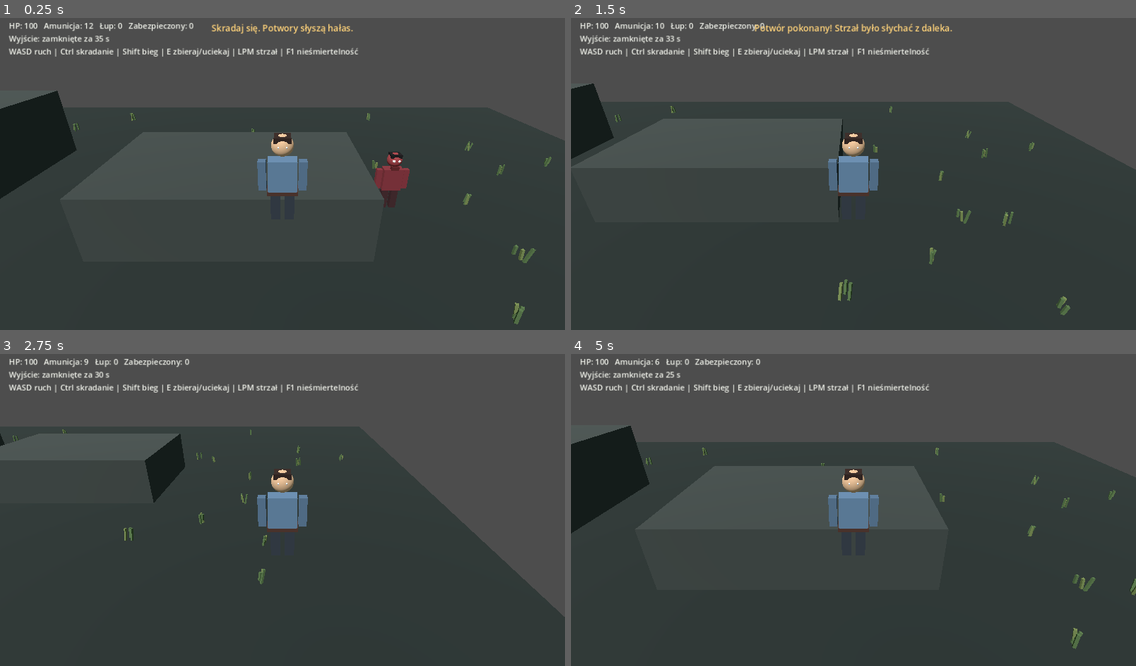
Above: before the commit, frames 1-4 (two rows, left to right).
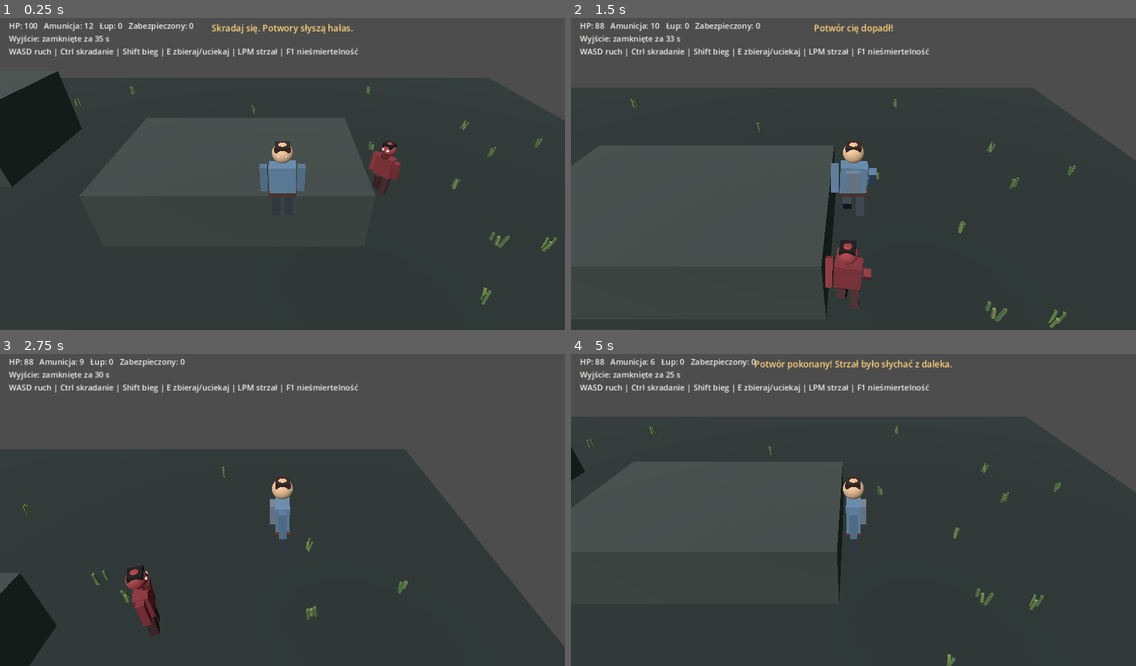
Above: after the commit, the same moments.

Repository: SansDoritos1337/Gameofsurvivals
Game: Godot game, scene res://scenes/Main.tscn
Two runs of this game, one before a commit and one after it. Both use one fixed random seed, a clock stepped at 60 frames per second and the inputs below.
Inputs (mouse positions are in pixels of both pictures, inside the frame that each line leads up to):
- Up to frame 1 (0.25 s): no input
- Up to frame 2 (1.5 s): tap Enter at 0.5 s; move the mouse to (977, 155) at 0.52 s; hold D 0.53-1.28 s; hold Ctrl 0.53-1.28 s; click (977, 155) at 0.67 s; move the mouse to (740, 186) at 1.27 s; hold S from 1.28 s (still down); tap Shift at 1.35 s; click (740, 186) at 1.42 s
- Up to frame 3 (2.75 s): move the mouse to (339, 438) at 2.02 s; release S at 2.03 s; hold D from 2.03 s (still down); hold E from 2.03 s (still down); click (339, 438) at 2.17 s
- Up to frame 4 (5 s): move the mouse to (825, 572) at 2.77 s; release D at 2.78 s; release E at 2.78 s; hold W 2.78-3.53 s; tap R at 2.85 s; click (825, 572) at 2.92 s; move the mouse to (1023, 553) at 3.52 s; hold Ctrl 3.53-4.28 s; hold A from 3.53 s (still down); click (1023, 553) at 3.67 s; move the mouse to (684, 460) at 4.27 s; tap Shift at 4.35 s; click (684, 460) at 4.42 s

The runs differ from the first frame. In frame 1, 11% of the frame differs, in the area x 0-100%, y 17-99%; in frame 2, 12%; in frame 3, 7.6%; in frame 4, 12%, in the area x 0-100%, y 1-100%.

Commit message:
Add camera rotation and walking animation for the 3D prototype

Diff:
--- a/scripts/Main.gd
+++ b/scripts/Main.gd
@@ -191,10 +191,10 @@
         right_leg.material_override = _material(Color("3c2024"))
         _create_sphere(parent, "EyeLeft", 0.05, Vector3(-0.08, 1.85, 0.2), eye_color)
         _create_sphere(parent, "EyeRight", 0.05, Vector3(0.08, 1.85, 0.2), eye_color)
-        var jaw := _create_box(parent, "Jaw", Vector3(0.24, 0.12, 0.18), Vector3(0, 1.58, 0.15), Color("5d1d20"), false)
+        _create_box(parent, "Jaw", Vector3(0.24, 0.12, 0.18), Vector3(0, 1.58, 0.15), Color("5d1d20"), false)
     else:
-        var belt := _create_box(parent, "Belt", Vector3(0.7, 0.1, 0.36), Vector3(0, 0.72, 0), Color("4a2e26"), false)
-        var backpack := _create_box(parent, "Backpack", Vector3(0.34, 0.52, 0.24), Vector3(0, 1.18, -0.18), Color("6a7788"), false)
+        _create_box(parent, "Belt", Vector3(0.7, 0.1, 0.36), Vector3(0, 0.72, 0), Color("4a2e26"), false)
+        _create_box(parent, "Backpack", Vector3(0.34, 0.52, 0.24), Vector3(0, 1.18, -0.18), Color("6a7788"), false)
         _create_sphere(parent, "EyeLeft", 0.03, Vector3(-0.08, 1.85, 0.2), eye_color)
         _create_sphere(parent, "EyeRight", 0.03, Vector3(0.08, 1.85, 0.2), eye_color)
 
@@ -297,28 +297,65 @@
     _move_player(delta)
     _update_enemies(delta)
     _handle_actions(delta)
+    _animate_character(player, player.velocity.length() > 0.1)
     _update_camera()
     _update_hud()
 
 func _move_player(delta: float) -> void:
     var input := Vector2(float(Input.is_key_pressed(KEY_D)) - float(Input.is_key_pressed(KEY_A)), float(Input.is_key_pressed(KEY_S)) - float(Input.is_key_pressed(KEY_W)))
-    var direction := Vector3(input.x, 0, input.y)
-    if direction.length_squared() > 1.0:
-        direction = direction.normalized()
+    var move_direction := Vector3.ZERO
+    if input.length_squared() > 0.0:
+        var camera_basis := camera.global_transform.basis
+        var forward := -camera_basis.z
+        forward.y = 0.0
+        if forward.length_squared() < 0.01:
+            forward = Vector3.FORWARD
+        forward = forward.normalized()
+        var right := camera_basis.x
+        right.y = 0.0
+        if right.length_squared() < 0.01:
+            right = Vector3.RIGHT
+        right = right.normalized()
+        move_direction = (right * input.x + forward * input.y)
+        if move_direction.length_squared() > 0.0:
+            move_direction = move_direction.normalized()
     var crouching := Input.is_key_pressed(KEY_CTRL)
     var running := Input.is_key_pressed(KEY_SHIFT) and not crouching
     var speed := 2.0 if crouching else (6.0 if running else 3.8)
-    player.velocity.x = direction.x * speed
-    player.velocity.z = direction.z * speed
+    player.velocity.x = move_direction.x * speed
+    player.velocity.z = move_direction.z * speed
     player.velocity.y = 0.0
     player.move_and_slide()
     player.position.x = clampf(player.position.x, -WORLD_LIMIT, WORLD_LIMIT)
     player.position.z = clampf(player.position.z, -WORLD_LIMIT, WORLD_LIMIT)
-    if direction.length_squared() > 0.0:
+    if move_direction.length_squared() > 0.0:
+        player.rotation.y = atan2(move_direction.x, move_direction.z)
         if running:
             _make_noise(player.position, 12.0, 0.3)
         elif not crouching:
             _make_noise(player.position, 6.0, 0.2)
+
+func _animate_character(actor: Node3D, moving: bool) -> void:
+    if actor == null:
+        return
+    var cycle := fmod(elapsed * 12.0, TAU)
+    var swing := sin(cycle) if moving else 0.0
+    var left_leg := actor.get_node_or_null("LeftLeg") as MeshInstance3D
+    var right_leg := actor.get_node_or_null("RightLeg") as MeshInstance3D
+    var left_arm := actor.get_node_or_null("LeftArm") as MeshInstance3D
+    var right_arm := actor.get_node_or_null("RightArm") as MeshInstance3D
+    if left_leg != null:
+        left_leg.rotation.x = -swing * 0.7
+    if right_leg != null:
+        right_leg.rotation.x = swing * 0.7
+    if left_arm != null:
+        left_arm.rotation.x = swing * 0.55
+    if right_arm != null:
+        right_arm.rotation.x = -swing * 0.55
+
+    var torso := actor.get_node_or_null("Torso") as MeshInstance3D
+    if torso != null:
+        torso.rotation.z = sin(cycle * 0.5) * 0.08
 
 func _spawn_enemy(position: Vector3) -> void:
     var actor := _create_actor(Color("a93e45"), "Monster")
@@ -339,9 +376,11 @@
         var direction := Vector3.ZERO
         if enemy["alert"] and distance > 0.1:
             direction = offset.normalized()
+            actor.rotation.y = atan2(direction.x, direction.z)
         actor.velocity = direction * float(enemy["speed"])
         actor.velocity.y = 0.0
         actor.move_and_slide()
+        _animate_character(actor, direction.length_squared() > 0.0)
         if distance < 1.25 and attack_cooldown <= 0.0:
             _damage_player(12)
             attack_cooldown = 1.0
--- a/scripts/ThirdPersonCamera.gd
+++ b/scripts/ThirdPersonCamera.gd
@@ -2,9 +2,20 @@
 
 var player: Node3D
 var game_camera: Camera3D
+var yaw := 0.0
+var pitch := 18.0
+var distance := 6.0
+var min_pitch := -20.0
+var max_pitch := 35.0
 
 func _ready() -> void:
     process_priority = 10
+    Input.mouse_mode = Input.MOUSE_MODE_CAPTURED
+
+func _input(event: InputEvent) -> void:
+    if event is InputEventMouseMotion and Input.is_mouse_button_pressed(MOUSE_BUTTON_RIGHT):
+        yaw -= event.relative.x * 0.005
+        pitch = clamp(pitch - event.relative.y * 0.005, min_pitch, max_pitch)
 
 func _process(_delta: float) -> void:
     if player == null:
@@ -14,6 +25,9 @@
     if player == null or game_camera == null:
         return
 
-    # Kamera trzecioosobowa: blisko za postacią, patrzy na jej górną część.
-    game_camera.global_position = player.global_position + Vector3(0.0, 4.2, 6.0)
-    game_camera.look_at(player.global_position + Vector3(0.0, 1.2, 0.0), Vector3.UP)
+    var target := player.global_position + Vector3(0.0, 1.3, 0.0)
+    var offset := Vector3(0.0, 0.0, distance)
+    offset = offset.rotated(Vector3.UP, yaw)
+    offset.y = distance * 0.45 + pitch * 0.08
+    game_camera.global_position = target + offset
+    game_camera.look_at(target, Vector3.UP)
